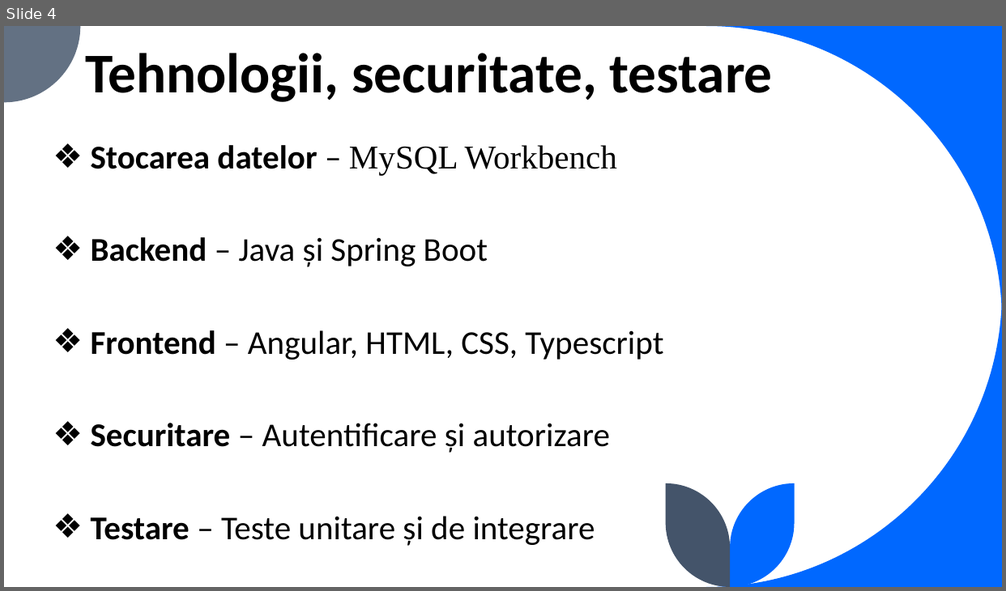
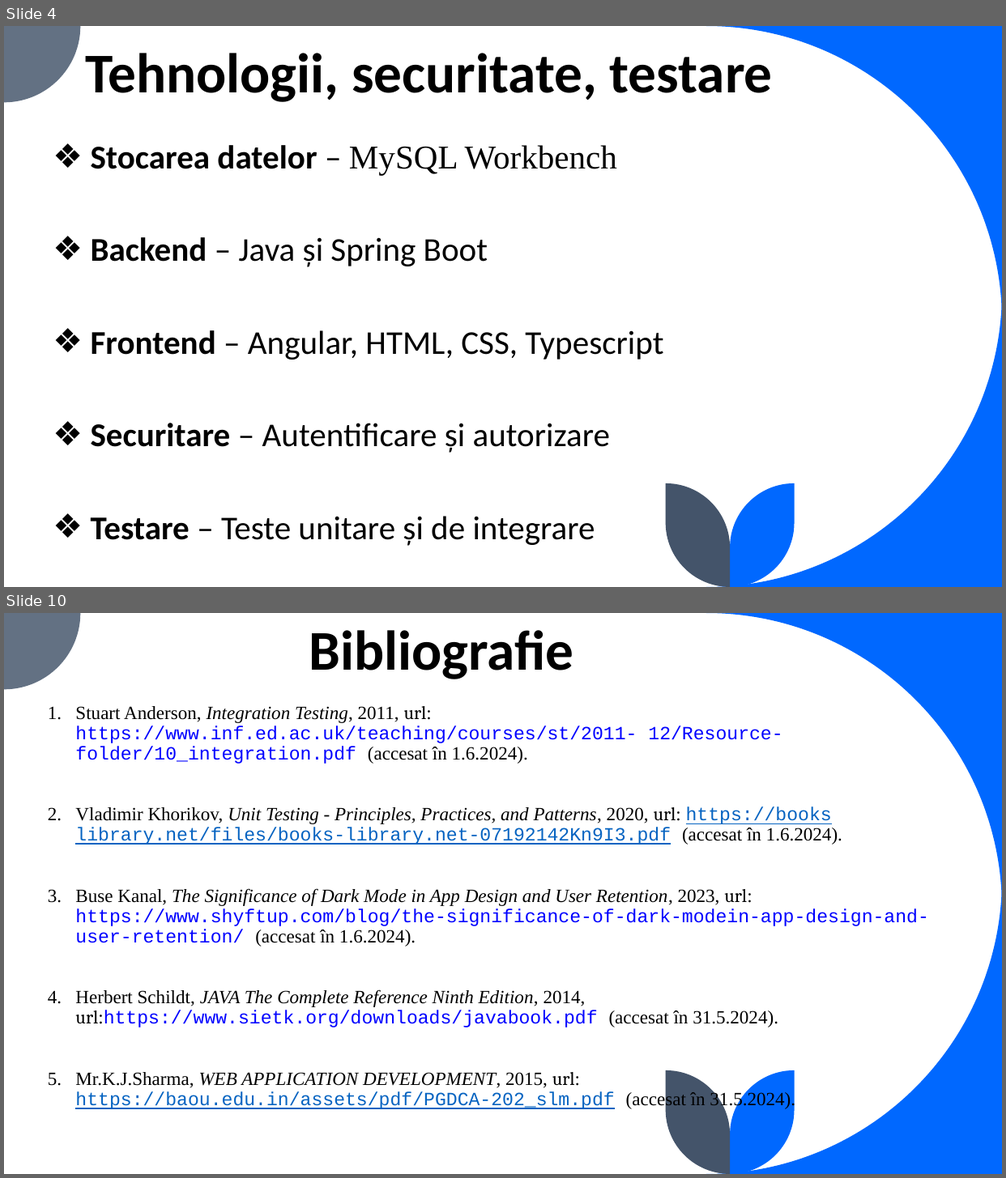
Before and after one commit to ruxiii/Licenta, a slide deck: documentatie/Licenta.pptx. Shown one above the other, each under a label of ours: slide 4 before the commit, slides 4 and 10 after it; the slides between them are not shown. The pictures are 1006x591 and 1006x1178 pixels, drawn with LibreOffice and Linux fonts; fonts in the diff are those of the drawing. Boxes give left, top, right and bottom in pixels: in the first picture for what was removed or moved away, otherwise in the second. Text is boxed around its words. In the diff, an @@ line names an element or a change of style, - is before the commit and + after.

```diff
--- a/documentatie/Licenta.pptx
+++ b/documentatie/Licenta.pptx
@@ slide 10 added at (x1=4, y1=613, x2=1002, y2=1174), background #FFFFFF; not listed: 5 template elements that a slide beside it also shows @@
@@ title added at (x1=309, y1=630, x2=574, y2=679), 54 pt, text #000000, bold @@
+Bibliografie
@@ subtitle added at (x1=75, y1=706, x2=928, y2=1110), 18 pt, text #000000 @@
+1. Stuart Anderson, Integration Testing, 2011, url: https://www.inf.ed.ac.uk/teaching/courses/st/2011- 12/Resource- folder/10_integration.pdf (accesat în 1.6.2024).
+2. Vladimir Khorikov, Unit Testing - Principles, Practices, and Patterns, 2020, url: https://books library.net/files/books-library.net-07192142Kn9I3.pdf (accesat în 1.6.2024).
+3. Buse Kanal, The Significance of Dark Mode in App Design and User Retention, 2023, url: https://www.shyftup.com/blog/the-significance-of-dark-modein-app-design-and-user-retention/ (accesat în 1.6.2024).
+4. Herbert Schildt, JAVA The Complete Reference Ninth Edition, 2014, url:https://www.sietk.org/downloads/javabook.pdf (accesat în 31.5.2024).
+5. Mr.K.J.Sharma, WEB APPLICATION DEVELOPMENT, 2015, url: https://baou.edu.in/assets/pdf/PGDCA-202_slm.pdf (accesat în 31.5.2024).
```
Also in this commit, not shown: 1 slide changed, 6 other slides added, 1 slide removed.
